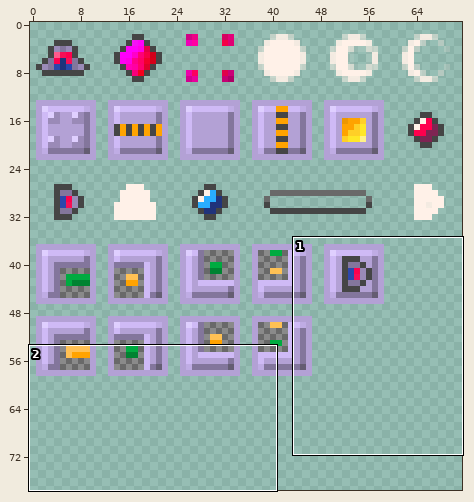
Sprite sheet: resources/img/tilesheet.png. Above: a wide view before the commit, with the close-up outlined.
Close-up. Before the commit:
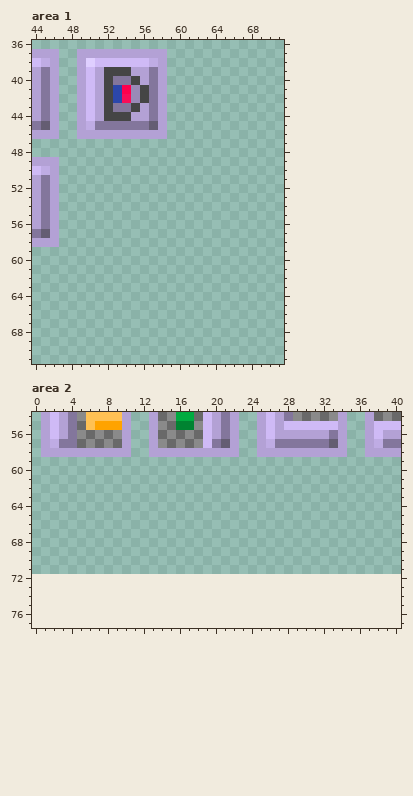
The file is 72x72 pixels. Pixels under 10% opacity are left out. Colours within 5 levels of each other are drawn and written as one. Shown: area 1: x 44..71, y 36..71; area 2: x 0..40, y 54..77. The old version is drawn lined up with the new one, on the new canvas. The wide view leaves out empty margins.
After:
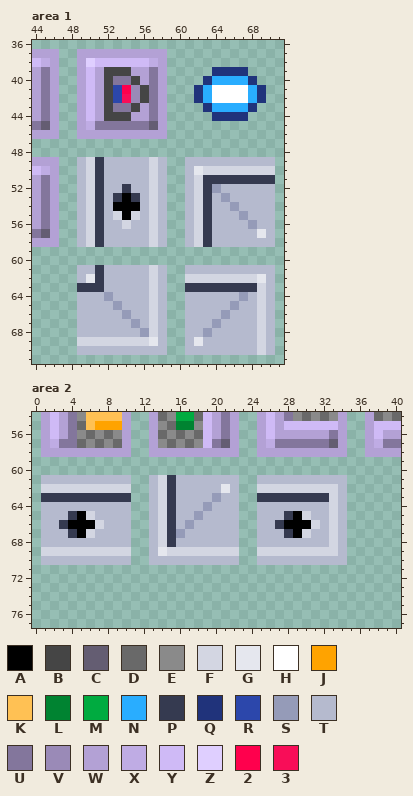
Palette (. is transparent): A #000000  B #454545  C #645d72  D #696969  E #8a8a8a  F #d3d6e2  G #e5e7ee  H #ffffff  J #ffa300  K #ffc154  L #008331  M #00ab40  N #29adff  P #353a50  Q #20337b  R #2c47ab  S #959bb8  T #b5bace  U #83769c  V #9a8ab7  W #b3a1d5  X #bface4  Y #cfbaf6  Z #dfcfff  2 #ff004d  3 #f80d58
From old to new:
canvas 72x72 -> 72x96
--- area 1
@@ x 60..71 @@
 38 ............
-39 ............
-40 ............
-41 ............
-42 ............
-43 ............
-44 ............
+39 ....QQQQ....
+40 ...QNNNNQ...
+41 ..QNHHHHNQ..
+42 ..QNHHHHNQ..
+43 ...QNNNNQ...
+44 ....QQQQ....
 45 ............
@@ x 44..71 @@
 48 ............................
-49 WWW.........................
-50 YXW.........................
-51 WUW.........................
-52 WUW.........................
-53 WUW.........................
-54 WUW.........................
-55 WUW.........................
-56 WUW.........................
-57 UCW.........................
-58 WWW.........................
+49 WWW..TFPTTTTTFT..TTTTTTTTTT.
+50 YXW..TFPTTTTTFT..TGFFFFFFFF.
+51 WUW..TFPTTTTTFT..TFPPPPPPPP.
+52 WUW..TFPTTPTTFT..TFPSTTTTTT.
+53 WUW..TFPTPAPTFT..TFPTSTTTTT.
+54 WUW..TFPTAAATFT..TFPTTSTTTT.
+55 WUW..TFPTFAFTFT..TFPTTTSTTT.
+56 WUW..TFPTTFTTFT..TFPTTTTSTT.
+57 UCW..TFPTTTTTFT..TFPTTTTTGT.
+58 WWW..TFPTTTTTFT..TFPTTTTTTT.
 59 ............................
 60 ............................
-61 ............................
-62 ............................
-63 ............................
-64 ............................
-65 ............................
-66 ............................
-67 ............................
-68 ............................
-69 ............................
-70 ............................
+61 .....TTPTTTTTFT..TTTTTTTTTT.
+62 .....TGPTTTTTFT..FFFFFFFFGT.
+63 .....PPPTTTTTFT..PPPPPPPPFT.
+64 .....TTTSTTTTFT..TTTTTTSTFT.
+65 .....TTTTSTTTFT..TTTTTSTTFT.
+66 .....TTTTTSTTFT..TTTTSTTTFT.
+67 .....TTTTTTSTFT..TTTSTTTTFT.
+68 .....TTTTTTTSFT..TTSTTTTTFT.
+69 .....FFFFFFFFGT..TGTTTTTTFT.
+70 .....TTTTTTTTTT..TTTTTTTTFT.
 71 ............................
--- area 2
@@ x 0..40 @@
 60 .........................................
-61 .........................................
-62 .........................................
-63 .........................................
-64 .........................................
-65 .........................................
-66 .........................................
-67 .........................................
-68 .........................................
-69 .........................................
-70 .........................................
+61 .TTTTTTTTTT..TFPTTTTTTT..TTTTTTTTTT......
+62 .FFFFFFFFFF..TFPTTTTTGT..FFFFFFFFFT......
+63 .PPPPPPPPPP..TFPTTTTSTT..PPPPPPPPFT......
+64 .TTTTTTTTTT..TFPTTTSTTT..TTTTTTTTFT......
+65 .TTTPAFTTTT..TFPTTSTTTT..TTTPAFTTFT......
+66 .TTPAAAFTTT..TFPTSTTTTT..TTPAAAFTFT......
+67 .TTTPAFTTTT..TFPSTTTTTT..TTTPAFTTFT......
+68 .TTTTTTTTTT..TFPTTTTTTT..TTTTTTTTFT......
+69 .FFFFFFFFFF..TGFFFFFFFF..FFFFFFFFFT......
+70 .TTTTTTTTTT..TTTTTTTTTT..TTTTTTTTTT......
 71 .........................................
Changed places in both close-ups, as pixel boxes (x1, y1, x2, y2):
added: (194, 67, 266, 121)
added: (77, 157, 275, 355)
added: (41, 475, 347, 565)
